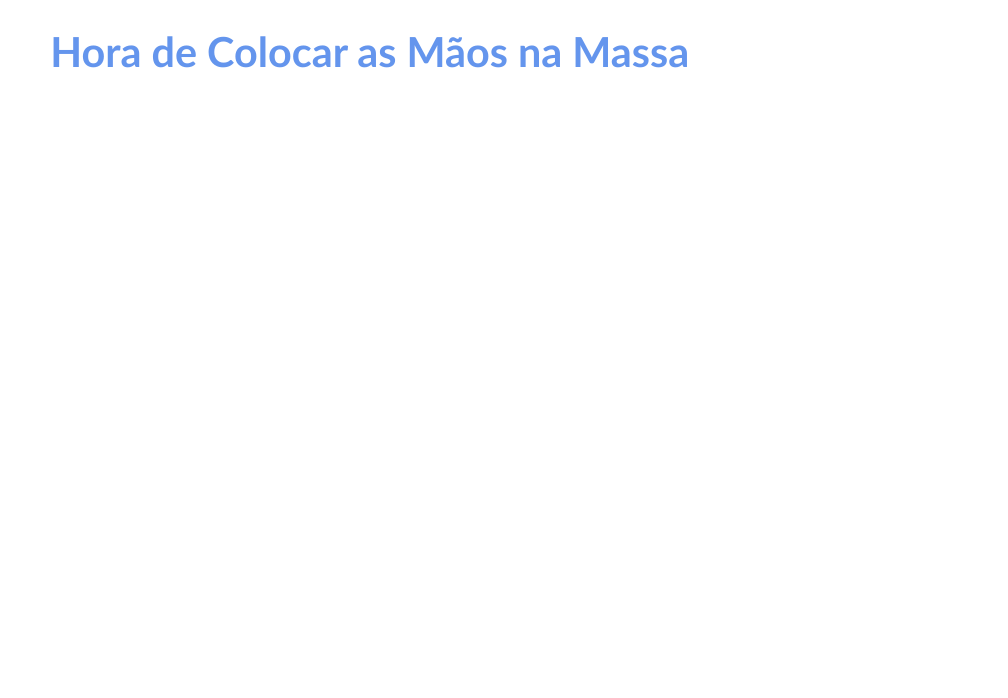
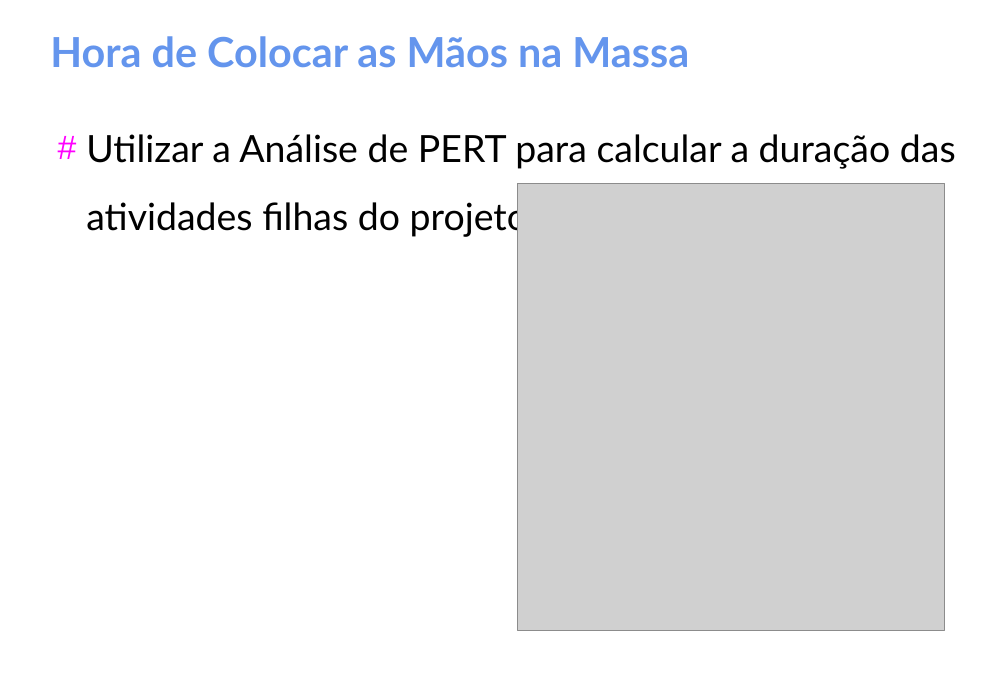
Before and after one commit to gomesluiz/gestao-de-projetos, a slide deck: slide 26 of aulas/project-aula-02.odp (slide 41 before the commit). Drawn at 1008x698 pixels with LibreOffice and Linux fonts; fonts in the diff are those of the drawing; grey boxes stand for pictures. Boxes give left, top, right and bottom in pixels: in the first picture for what was removed or moved away, otherwise in the second. Text is boxed around its words. In the diff, an @@ line names an element or a change of style, - is before the commit and + after.

```diff
--- a/aulas/project-aula-02.odp
+++ b/aulas/project-aula-02.odp
@@ text added at box(86, 134, 956, 237), 29 pt, text #000000 @@
+# Utilizar a Análise de PERT para calcular a duração das atividades filhas do projeto.
@@ picture added at box(518, 183, 945, 630) @@
```
Also in this commit, not shown: 4 other slides changed, 16 slides added.
